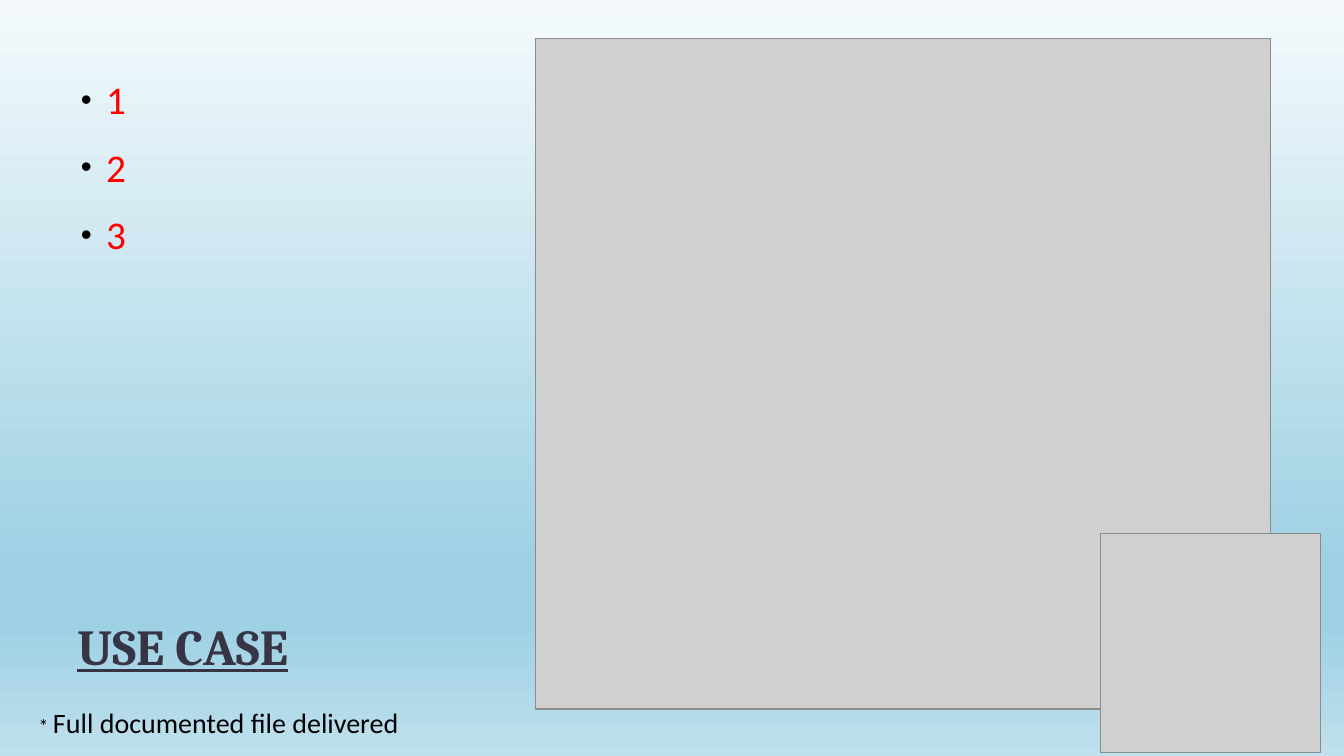
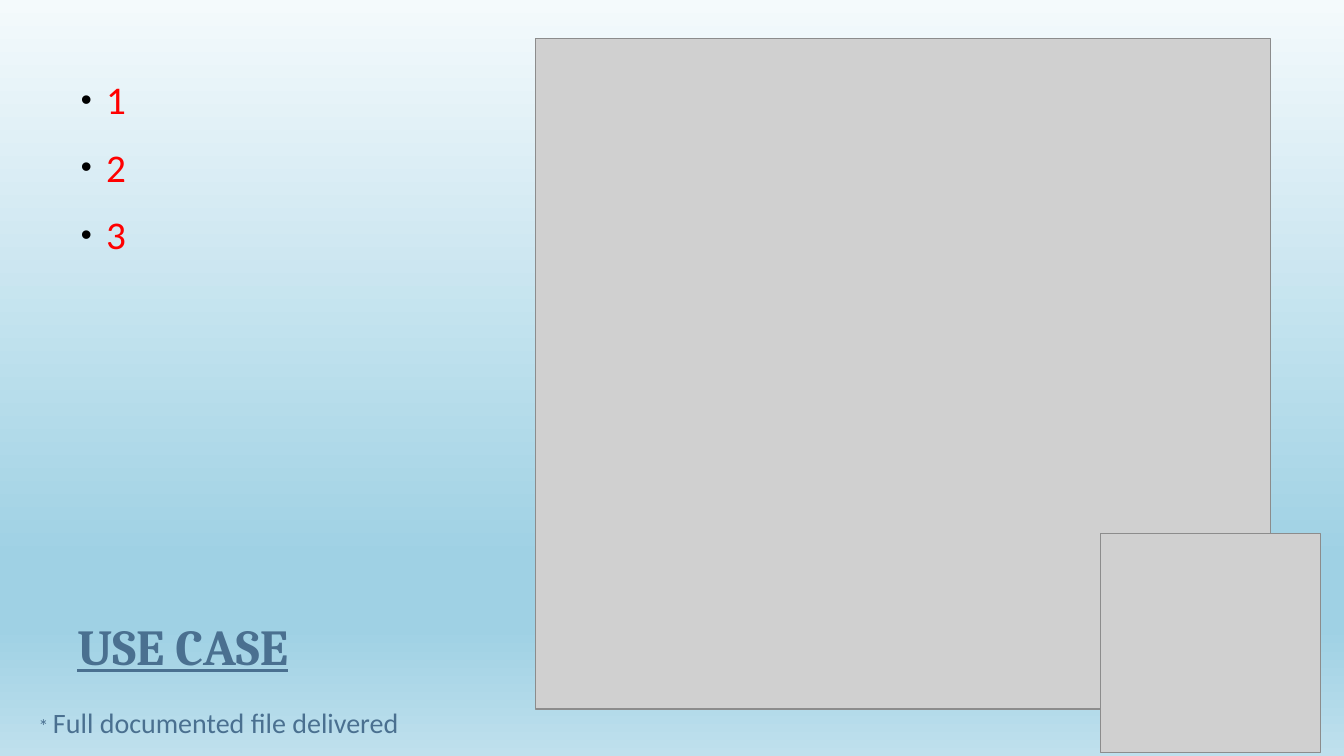
Before and after one commit to Adaneadgo/Pack4u, a slide deck: slide 9 of Pack4U.pptx (slide 10 before the commit). Drawn at 1344x756 pixels with LibreOffice and Linux fonts; fonts in the diff are those of the drawing; grey boxes stand for pictures. Boxes give left, top, right and bottom in pixels: in the first picture for what was removed or moved away, otherwise in the second. Text is boxed around its words. In the diff, an @@ line names an element or a change of style, - is before the commit and + after.

```diff
--- a/Pack4U.pptx
+++ b/Pack4U.pptx
@@ title "USE CASE" at box(77, 631, 288, 672): text colour #373545 to #4A7090 @@
@@ text "* Full documented file delivered" at box(53, 713, 398, 733): text colour #000000 to #4A7090 @@
```
Also in this commit, not shown: 12 other slides changed, 2 slides added, 3 slides removed.
